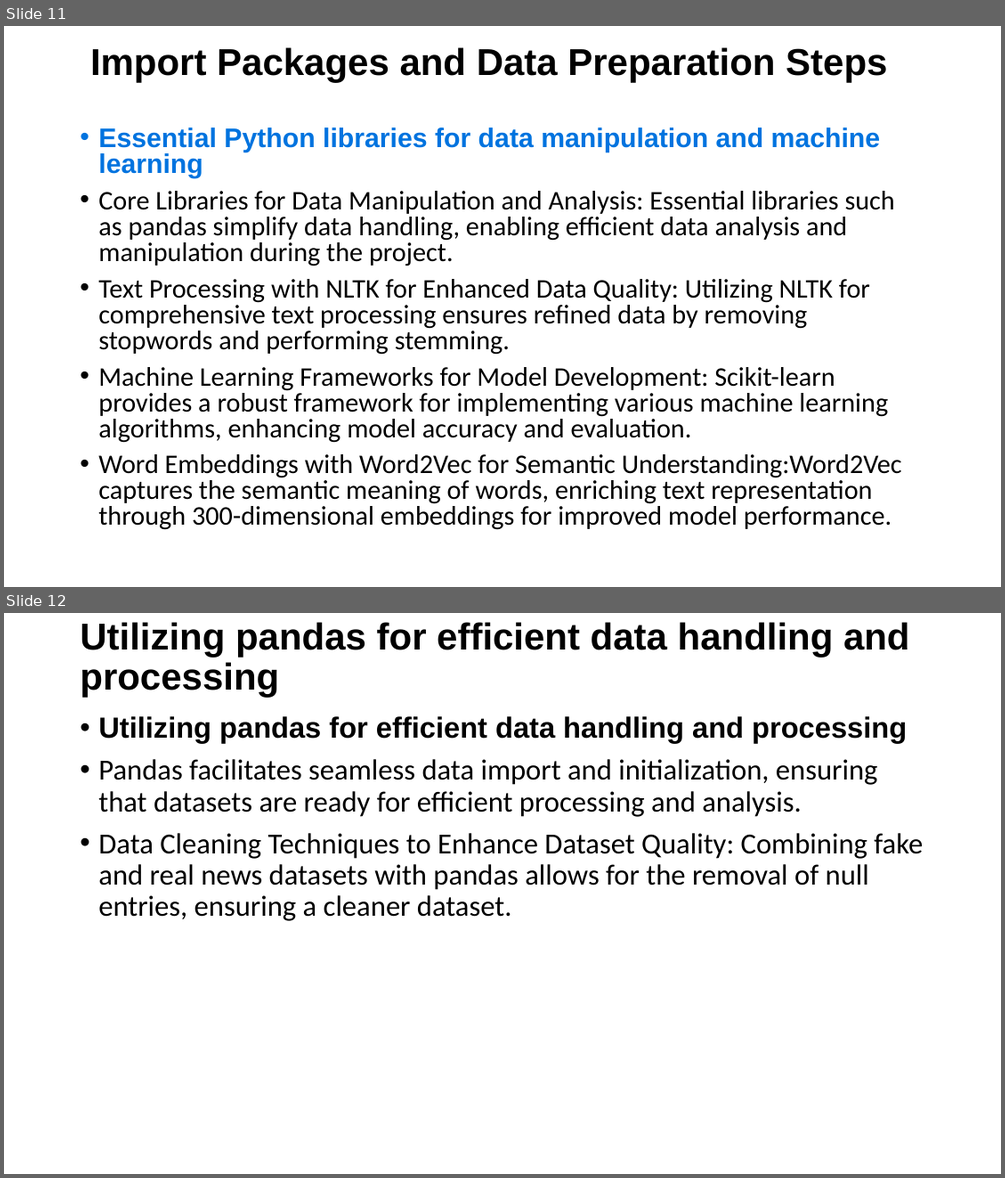
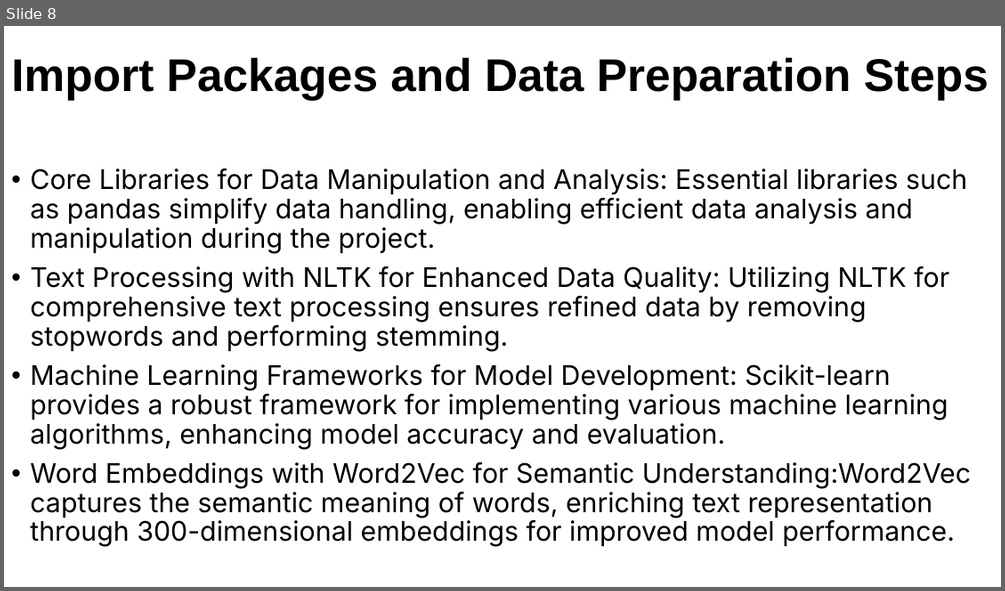
Before and after one commit to nteitsnik/ML_P2, a slide deck: Fake News Detection with Machine Learning.pptx. Shown one above the other, each under a label of ours: slides 11 and 12 before the commit, slide 8 after it. The pictures are 1005x1178 and 1005x591 pixels, drawn with LibreOffice and Linux fonts; fonts in the diff are those of the drawing. Boxes give left, top, right and bottom in pixels: in the first picture for what was removed or moved away, otherwise in the second. Text is boxed around its words. In the diff, an @@ line names an element or a change of style, - is before the commit and + after.

```diff
--- a/Fake News Detection with Machine Learning.pptx
+++ b/Fake News Detection with Machine Learning.pptx
@@ slide 12 removed at <box>4,613,1001,1174</box>, background #FFFFFF @@
@@ title removed at <box>80,622,910,698</box> @@
-Utilizing pandas for efficient data handling and processing
@@ text removed at <box>98,716,922,921</box> @@
-• Utilizing pandas for efficient data handling and processing
-• Pandas facilitates seamless data import and initialization, ensuring that datasets are ready for efficient processing and analysis.
-• Data Cleaning Techniques to Enhance Dataset Quality: Combining fake and real news datasets with pandas allows for the removal of null entries, ensuring a cleaner dataset.
@@ what was slide 11 is now slide 8 @@
@@ slide 8 changed as well @@
@@ title "Import Packages and Data Preparation ...": place and size @@
-title "Import Packages and Data Preparation ..." at <box>90,47,887,82</box>
+title "Import Packages and Data Preparation ..." at <box>11,57,988,100</box>
@@ title "Import Packages and Data Preparation ..." at <box>11,57,988,100</box>: size 36 to 44.1 pt @@
@@ text at <box>98,127,881,178</box>: paragraph removed @@
-• Essential Python libraries for data manipulation and machine learning
@@ text "Core Libraries for Data Manipulation ...": place and size @@
-text "Core Libraries for Data Manipulation ..." at <box>98,127,902,530</box>
+text "Core Libraries for Data Manipulation ..." at <box>30,168,971,547</box>
@@ text "Core Libraries for Data Manipulation ..." at <box>30,168,971,547</box>: size 25.9 to 26 pt, font Calibri to Inter; line spacing 0.8 to 0.9 @@
```
Also in this commit, not shown: 7 other slides changed, 13 slides added, 13 other slides removed.
